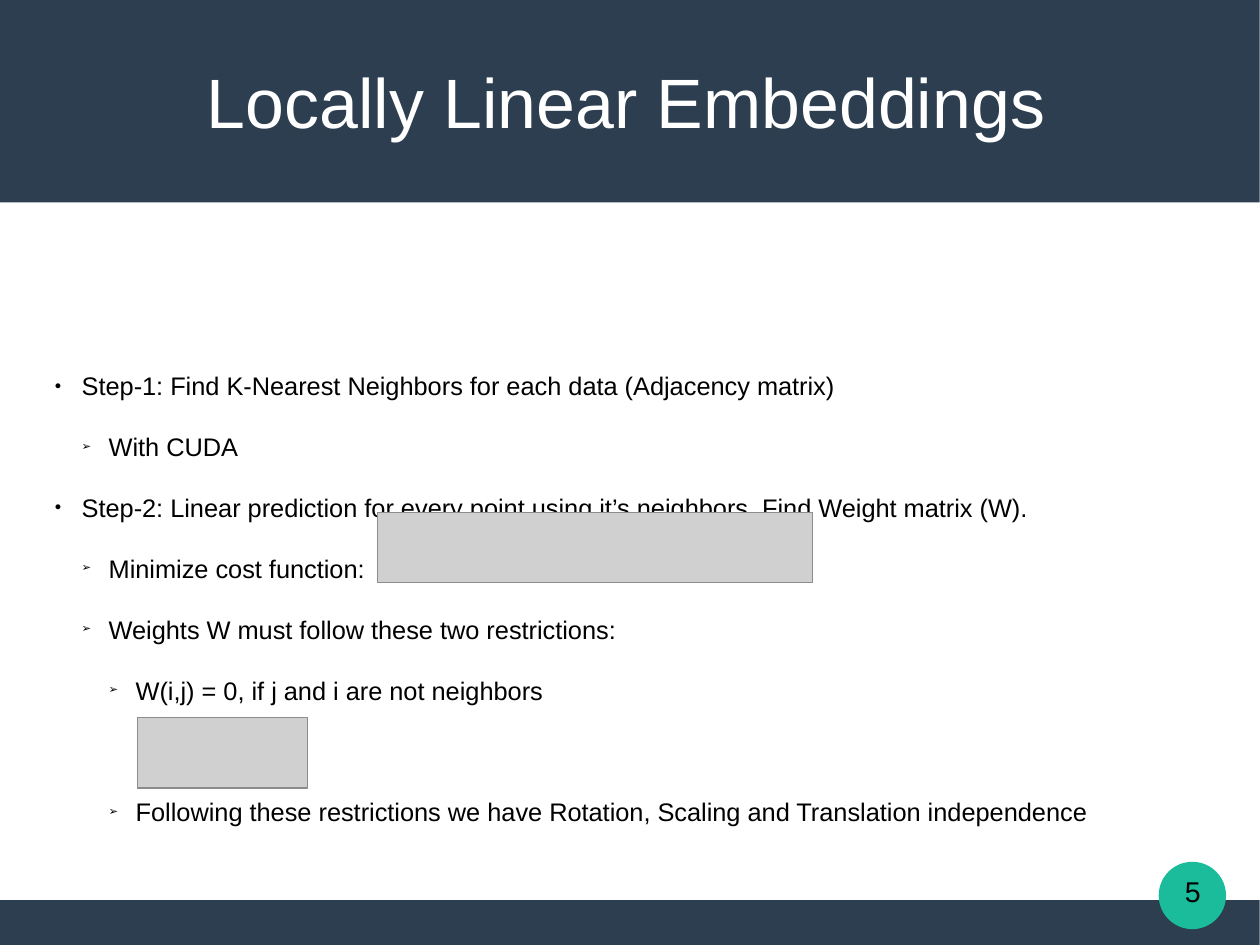
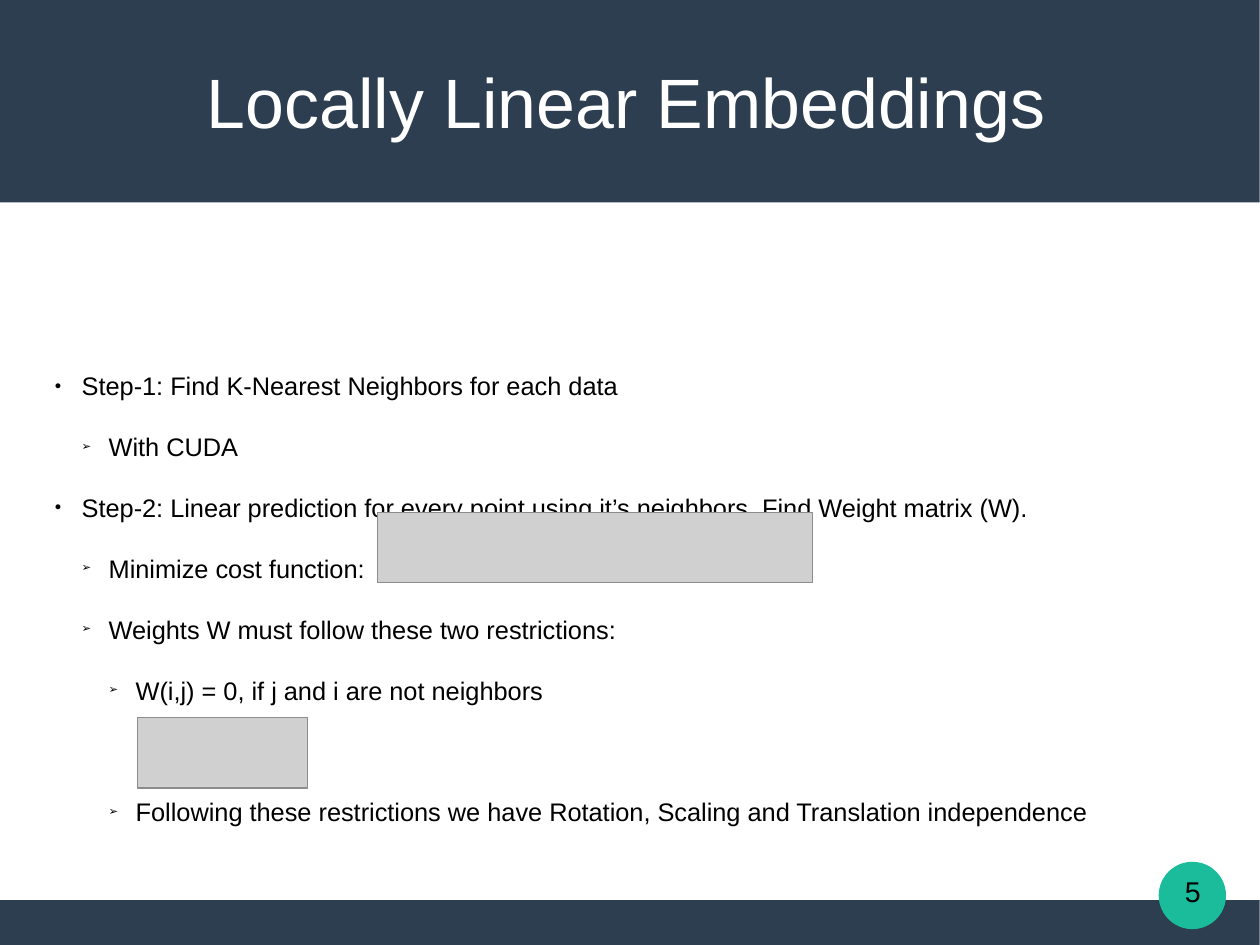
Before and after one commit to Katsileros/Dimensionality_Reduction, a slide deck: slide 5 of Diploma-Thesis-LaTeX/presentation/Locally_Linear_Embeddings_in_Pattern_Recognition.odp. Drawn at 1260x945 pixels with LibreOffice and Linux fonts; fonts in the diff are those of the drawing; grey boxes stand for pictures. Boxes give left, top, right and bottom in pixels: in the first picture for what was removed or moved away, otherwise in the second. Text is boxed around its words. In the diff, an @@ line names an element or a change of style, - is before the commit and + after.

Commit message:
remove adjacency present.

```diff
--- a/Diploma-Thesis-LaTeX/presentation/Locally_Linear_Embeddings_in_Pattern_Recognition.odp
+++ b/Diploma-Thesis-LaTeX/presentation/Locally_Linear_Embeddings_in_Pattern_Recognition.odp
@@ subtitle at [82,376,617,400]: text changed @@
-● Step-1: Find K-Nearest Neighbors for each data (Adjacency matrix)
+● Step-1: Find K-Nearest Neighbors for each data
```
Also in this commit, not shown: 1 other slide changed, 1 other file.
